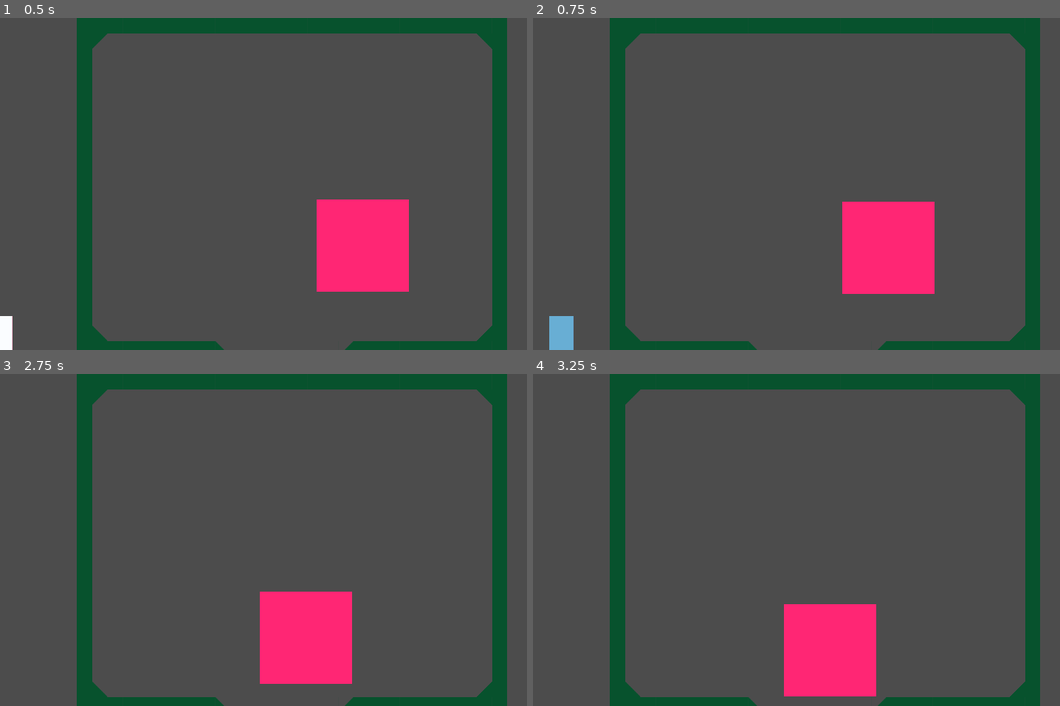
Above: before the commit, frames 1-4 (two rows, left to right).
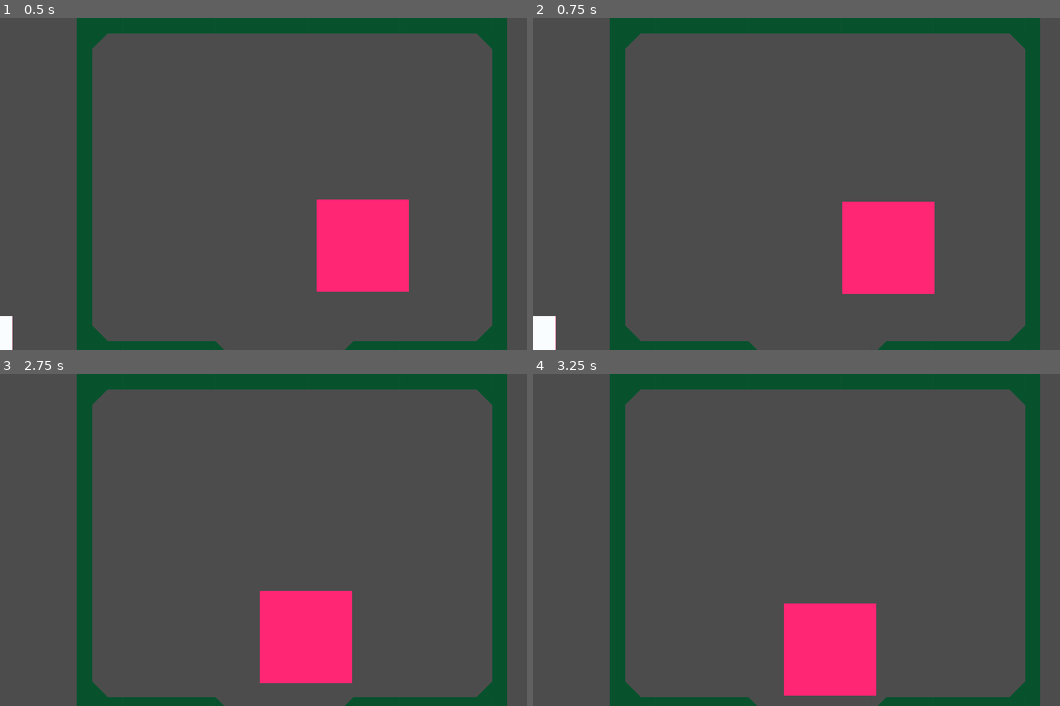
Above: after the commit, the same moments.

Repository: bl-rd/solitude
Game: Godot game, scene res://Src/Levels/Battle1.tscn
Two runs of this game, one before a commit and one after it. Both use one fixed random seed, a clock stepped at 60 frames per second and the inputs below. This scene is started directly instead of the project's main scene.
Inputs:
- Up to frame 1 (0.5 s): no input
- Up to frame 2 (0.75 s): hold Right (move_right) from 0.53 s (still down); tap D (move_swing, bound only after the commit) at 0.6 s
- Up to frame 3 (2.75 s): release Right (move_right) at 1.28 s; hold Down (move_down) 1.28-2.03 s; tap A (move_dodge) at 1.35 s; tap D (move_swing, bound only after the commit) at 1.55, 2.1 s; hold Right (move_right) from 2.03 s (still down)
- Up to frame 4 (3.25 s): release Right (move_right) at 2.78 s; hold Up (move_up) from 2.78 s (still down); tap D (move_swing, bound only after the commit) at 2.85 s

Frame 1 is identical in both runs. In frame 2, 0.8% of the frame differs, in the area x 0-8%, y 89-100%; in frame 3, less than 0.1%; in frame 4, less than 0.1%.

Commit message:
Add swing animation for swing hit box

Diff:
--- a/Src/BossOne.gd
+++ b/Src/BossOne.gd
@@ -39,7 +39,6 @@
 		STATE.ZAPPING:
 			$AnimatedSprite.play("zap")
 			if $ZapTimer.is_stopped():
-				print("Annnnnd...")
 				$ZapTimer.start()
 
 
--- a/Src/BossOne.tscn
+++ b/Src/BossOne.tscn
@@ -3,10 +3,15 @@
 [ext_resource path="res://Assets/Boss_1.png" type="Texture" id=1]
 [ext_resource path="res://Src/BossOne.gd" type="Script" id=2]
 
+[sub_resource type="AtlasTexture" id=1]
+flags = 4
+atlas = ExtResource( 1 )
+region = Rect2( 450, 0, 150, 150 )
+
 [sub_resource type="AtlasTexture" id=2]
 flags = 4
 atlas = ExtResource( 1 )
-region = Rect2( 450, 0, 150, 150 )
+region = Rect2( 150, 0, 150, 150 )
 
 [sub_resource type="AtlasTexture" id=3]
 flags = 4
@@ -16,18 +21,18 @@
 [sub_resource type="AtlasTexture" id=4]
 flags = 4
 atlas = ExtResource( 1 )
-region = Rect2( 150, 0, 150, 150 )
-
-[sub_resource type="AtlasTexture" id=7]
-flags = 4
-atlas = ExtResource( 1 )
 region = Rect2( 300, 0, 150, 150 )
 
 [sub_resource type="SpriteFrames" id=5]
 animations = [ {
+"frames": [ SubResource( 1 ) ],
+"loop": true,
+"name": "idle",
+"speed": 5.0
+}, {
 "frames": [ SubResource( 2 ) ],
 "loop": true,
-"name": "idle",
+"name": "hit",
 "speed": 5.0
 }, {
 "frames": [ SubResource( 3 ) ],
@@ -37,19 +42,14 @@
 }, {
 "frames": [ SubResource( 4 ) ],
 "loop": true,
-"name": "hit",
-"speed": 5.0
-}, {
-"frames": [ SubResource( 7 ) ],
-"loop": true,
 "name": "zap",
 "speed": 5.0
 } ]
 
-[sub_resource type="RectangleShape2D" id=1]
+[sub_resource type="RectangleShape2D" id=6]
 extents = Vector2( 74.4296, 73.9119 )
 
-[sub_resource type="RectangleShape2D" id=6]
+[sub_resource type="RectangleShape2D" id=7]
 extents = Vector2( 113.673, 105.426 )
 
 [node name="BossOne" type="KinematicBody2D"]
--- a/Src/Player.gd
+++ b/Src/Player.gd
@@ -10,15 +10,23 @@
 var dodge_direction: = Vector2.ZERO
 var dodge_started = false
 var can_dodge: = true
+var is_swinging: = false
 
 var _velocity: = Vector2.ZERO
 var _state = STATE.IDLE
+var _facing = FACING.RIGHT
 
 enum STATE {
 	IDLE,
 	WALKING,
 	DODGE,
-	DEAD
+	DEAD,
+	SWINGING
+}
+
+enum FACING {
+	LEFT,
+	RIGHT
 }
 
 
@@ -26,6 +34,10 @@
 func _ready() -> void:
 	$Animation.play("idle")
 
+
+func _process(delta: float) -> void:
+#	print(is_swinging)
+	pass
 
 func _physics_process(delta: float) -> void:
 	if Input.is_action_just_pressed("move_dodge") and can_dodge:
@@ -46,26 +58,29 @@
 		return
 	_state = new_state
 
-	match _state:
-		STATE.IDLE:
-			print("switching to IDLE state")
-		STATE.WALKING:
-			print("switching to WALKING state")
-		STATE.DODGE:
-			print("switching to DODGE state")
+#	match _state:
+#		STATE.IDLE:
+#			print("switching to IDLE state")
+#		STATE.WALKING:
+#			print("switching to WALKING state")
+#		STATE.DODGE:
+#			print("switching to DODGE state")
 
 
 func _handle_state() -> void:
 	match _state:
 		STATE.IDLE:
 			$Animation.play("idle")
+			_handle_swing()
 			if is_direction_pressed():
 				_switch_state(STATE.WALKING)
 		STATE.WALKING:
 			$Animation.play("walk")
+			_handle_swing()
 			var direction: = get_direction()
 			_velocity = direction.normalized() * speed
 			_velocity = move_and_slide(_velocity)
+			_update_facing_direction(direction)
 			if !is_direction_pressed():
 				_switch_state(STATE.IDLE)
 		STATE.DODGE:
@@ -74,6 +89,7 @@
 				var dir = get_direction()
 				dodge_direction = dir * dodge_speed.x if dir != Vector2.ZERO else dodge_speed
 				$DodgeTimer.start()
+				_update_facing_direction(dodge_direction)
 			can_dodge = false
 			_velocity = move_and_slide(dodge_direction)
 		STATE.DEAD:
@@ -81,6 +97,9 @@
 			$Animation.play("dead")
 			if $DeathTimer.is_stopped():
 				$DeathTimer.start()
+		STATE.SWINGING:
+			var anim = "swing_left" if _facing == FACING.LEFT else "swing_right"
+			$StrikeBox/AnimationPlayer.play(anim)
 
 
 # Helper function to determine if any move button is being pressed
@@ -90,6 +109,18 @@
 	var r = Input.is_action_pressed("move_right")
 	var l = Input.is_action_pressed("move_left")
 	return d or u or r or l
+
+
+func _handle_swing() -> void:
+	if !is_swinging && Input.is_action_just_pressed("move_swing"):
+		is_swinging = true
+		print("swinging!!")
+		_switch_state(STATE.SWINGING)
+
+
+# Update which what the player is facing...
+func _update_facing_direction(direction: Vector2) -> void:
+	_facing = FACING.LEFT if direction.x < 0 else FACING.RIGHT
 
 
 # Stop the dodge
@@ -114,3 +145,11 @@
 # Reset the game loop
 func _on_DeathTimer_timeout() -> void:
 	Global.goto_scene(RESET_SCENE_PATH)
+
+
+func _on_AnimationPlayer_animation_finished(anim_name: String) -> void:
+	if anim_name.begins_with("swing_"):
+		is_swinging = false
+		$StrikeBox/AnimationPlayer.play("reset")
+		print("finished")
+		_switch_state(STATE.IDLE)
--- a/Src/Player.tscn
+++ b/Src/Player.tscn
@@ -11,22 +11,22 @@
 [sub_resource type="AtlasTexture" id=2]
 flags = 4
 atlas = ExtResource( 1 )
-region = Rect2( 160, 0, 40, 100 )
+region = Rect2( 40, 0, 40, 100 )
 
 [sub_resource type="AtlasTexture" id=3]
 flags = 4
 atlas = ExtResource( 1 )
-region = Rect2( 120, 0, 40, 100 )
+region = Rect2( 80, 0, 40, 100 )
 
 [sub_resource type="AtlasTexture" id=4]
 flags = 4
 atlas = ExtResource( 1 )
-region = Rect2( 40, 0, 40, 100 )
+region = Rect2( 160, 0, 40, 100 )
 
 [sub_resource type="AtlasTexture" id=5]
 flags = 4
 atlas = ExtResource( 1 )
-region = Rect2( 80, 0, 40, 100 )
+region = Rect2( 120, 0, 40, 100 )
 
 [sub_resource type="SpriteFrames" id=6]
 animations = [ {
@@ -37,30 +37,82 @@
 }, {
 "frames": [ SubResource( 2 ) ],
 "loop": true,
-"name": "dodge",
+"name": "attack",
 "speed": 5.0
 }, {
 "frames": [ SubResource( 3 ) ],
 "loop": true,
-"name": "dead",
+"name": "walk",
 "speed": 5.0
 }, {
 "frames": [ SubResource( 4 ) ],
 "loop": true,
-"name": "attack",
+"name": "dodge",
 "speed": 5.0
 }, {
 "frames": [ SubResource( 5 ) ],
 "loop": true,
-"name": "walk",
+"name": "dead",
 "speed": 5.0
 } ]
 
 [sub_resource type="RectangleShape2D" id=7]
 extents = Vector2( 19.3656, 49.0361 )
 
+[sub_resource type="CapsuleShape2D" id=8]
+height = 51.5927
+
+[sub_resource type="Animation" id=10]
+resource_name = "reset"
+length = 0.001
+tracks/0/type = "value"
+tracks/0/path = NodePath(".:rotation_degrees")
+tracks/0/interp = 1
+tracks/0/loop_wrap = true
+tracks/0/imported = false
+tracks/0/enabled = true
+tracks/0/keys = {
+"times": PoolRealArray( 0 ),
+"transitions": PoolRealArray( 1 ),
+"update": 0,
+"values": [ 0.0 ]
+}
+
+[sub_resource type="Animation" id=11]
+resource_name = "swing_left"
+length = 0.1
+step = 0.01
+tracks/0/type = "value"
+tracks/0/path = NodePath(".:rotation_degrees")
+tracks/0/interp = 2
+tracks/0/loop_wrap = true
+tracks/0/imported = false
+tracks/0/enabled = true
+tracks/0/keys = {
+"times": PoolRealArray( 0, 0.1 ),
+"transitions": PoolRealArray( 1, 2.82843 ),
+"update": 0,
+"values": [ 0.0, -180.0 ]
+}
+
+[sub_resource type="Animation" id=9]
+resource_name = "swing_right"
+length = 0.1
+step = 0.01
+tracks/0/type = "value"
+tracks/0/path = NodePath(".:rotation_degrees")
+tracks/0/interp = 2
+tracks/0/loop_wrap = true
+tracks/0/imported = false
+tracks/0/enabled = true
+tracks/0/keys = {
+"times": PoolRealArray( 0, 0.1 ),
+"transitions": PoolRealArray( 1, 2.82843 ),
+"update": 0,
+"values": [ 0.0, 180.0 ]
+}
+
 [node name="Player" type="KinematicBody2D"]
-position = Vector2( 0, -99.7481 )
 scale = Vector2( 2, 2 )
 script = ExtResource( 2 )
 __meta__ = {
@@ -82,6 +134,21 @@
 
 [node name="DeathTimer" type="Timer" parent="."]
 one_shot = true
+
+[node name="StrikeBox" type="Node2D" parent="."]
+
+[node name="HitArea" type="Area2D" parent="StrikeBox"]
+position = Vector2( 0, -72.5732 )
+
+[node name="CollisionShape2D" type="CollisionShape2D" parent="StrikeBox/HitArea"]
+position = Vector2( 0, 19.6001 )
+shape = SubResource( 8 )
+
+[node name="AnimationPlayer" type="AnimationPlayer" parent="StrikeBox"]
+anims/reset = SubResource( 10 )
+anims/swing_left = SubResource( 11 )
+anims/swing_right = SubResource( 9 )
 [connection signal="timeout" from="DodgeTimer" to="." method="_on_DodgeTimer_timeout"]
 [connection signal="timeout" from="DodgeReset" to="." method="_on_DodgeReset_timeout"]
 [connection signal="timeout" from="DeathTimer" to="." method="_on_DeathTimer_timeout"]
+[connection signal="animation_finished" from="StrikeBox/AnimationPlayer" to="." method="_on_AnimationPlayer_animation_finished"]
--- a/project.godot
+++ b/project.godot
@@ -64,6 +64,12 @@
 , Object(InputEventJoypadButton,"resource_local_to_scene":false,"resource_name":"","device":0,"button_index":0,"pressure":0.0,"pressed":false,"script":null)
  ]
 }
+move_swing={
+"deadzone": 0.5,
+"events": [ Object(InputEventKey,"resource_local_to_scene":false,"resource_name":"","device":0,"alt":false,"shift":false,"control":false,"meta":false,"command":false,"pressed":false,"scancode":68,"unicode":0,"echo":false,"script":null)
+, Object(InputEventJoypadButton,"resource_local_to_scene":false,"resource_name":"","device":0,"button_index":1,"pressure":0.0,"pressed":false,"script":null)
+ ]
+}
 
 [rendering]
 
Not shown: 1 places in Src/BossOne.tscn that only renumber resources
Not shown: 1 places in Src/Player.tscn that only renumber resources
